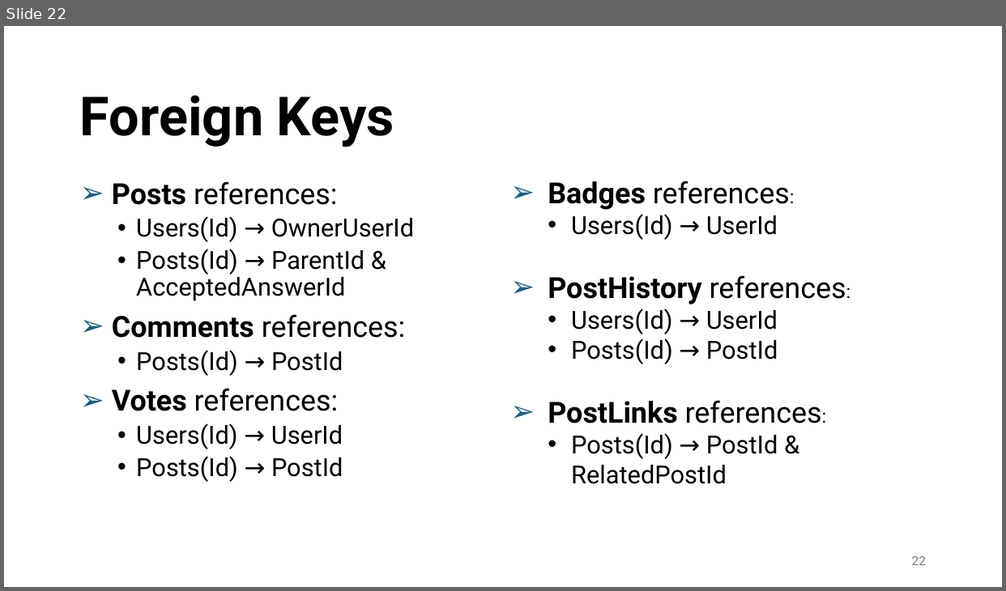
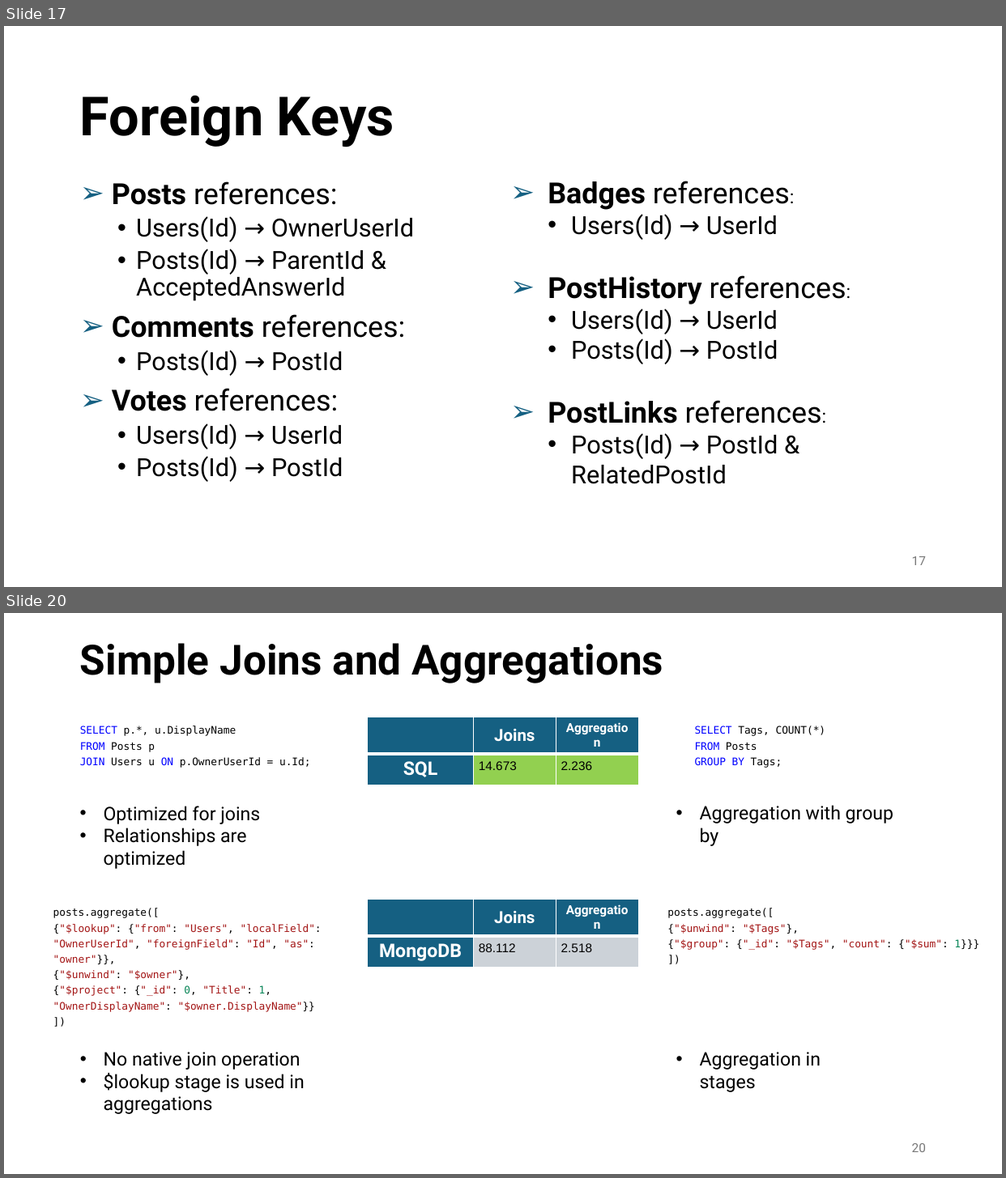
Before and after one commit to skhanlari/DataManagement, a slide deck: Presentation/DM Presentation.pptx. Shown one above the other, each under a label of ours: slide 22 before the commit, slides 17 and 20 after it; the slides between them are not shown. The pictures are 1006x591 and 1006x1178 pixels, drawn with LibreOffice and Linux fonts; fonts in the diff are those of the drawing; background and template pictures are left out. Boxes give left, top, right and bottom in pixels: in the first picture for what was removed or moved away, otherwise in the second. Text is boxed around its words. In the diff, an @@ line names an element or a change of style, - is before the commit and + after.

```diff
--- a/Presentation/DM Presentation.pptx
+++ b/Presentation/DM Presentation.pptx
@@ slide 20 added at (4,613,1002,1174), background picture (left out) @@
@@ title added at (80,643,663,683), 40 pt, text #000000, bold @@
+Simple Joins and Aggregations
@@ text added at (80,726,311,768), 10 pt, text #000000 @@
+SELECT p.*, u.DisplayName
+FROM Posts p
+JOIN Users u ON p.OwnerUserId = u.Id;
@@ table added at (368,717,638,781), 2 rows, 3 columns @@
+ | Joins | Aggregation
+SQL | 14.673 | 2.236
@@ text added at (695,726,826,768), 10 pt, text #000000 @@
+SELECT Tags, COUNT(*)
+FROM Posts
+GROUP BY Tags;
@@ text added at (104,806,260,869), 18 pt, text #000000 @@
+• Optimized for joins
+• Relationships are optimized
@@ text added at (700,805,893,846), 18 pt, text #000000 @@
+• Aggregation with group by
@@ table added at (368,900,638,965), 2 rows, 3 columns @@
+ | Joins | Aggregation
+MongoDB | 88.112 | 2.518
@@ text added at (53,908,322,1012), 10 pt, text #A31515 @@
+posts.aggregate([
+{"$lookup": {"from": "Users", "localField": "OwnerUserId", "foreignField": "Id", "as": "owner"}},
+{"$unwind": "$owner"},
+{"$project": {"_id": 0, "Title": 1, "OwnerDisplayName": "$owner.DisplayName"}}
+])
@@ text added at (667,908,979,950), 10 pt, text #A31515 @@
+posts.aggregate([
+{"$unwind": "$Tags"},
+{"$group": {"_id": "$Tags", "count": {"$sum": 1}}}
+])
@@ text added at (104,1052,304,1093), 18 pt, text #000000 @@
+• No native join operation
+• $lookup stage is used in aggregations
@@ text added at (700,1052,820,1093), 18 pt, text #000000 @@
+• Aggregation in stages
@@ page number added at (912,1144,926,1152), 12 pt, text #797979 @@
+20
@@ what was slide 22 is now slide 17 @@
@@ page number at (912,557,926,565): text changed @@
-22
+17
```
Also in this commit, not shown: 8 slides changed, 6 other slides added, 1 other file.
